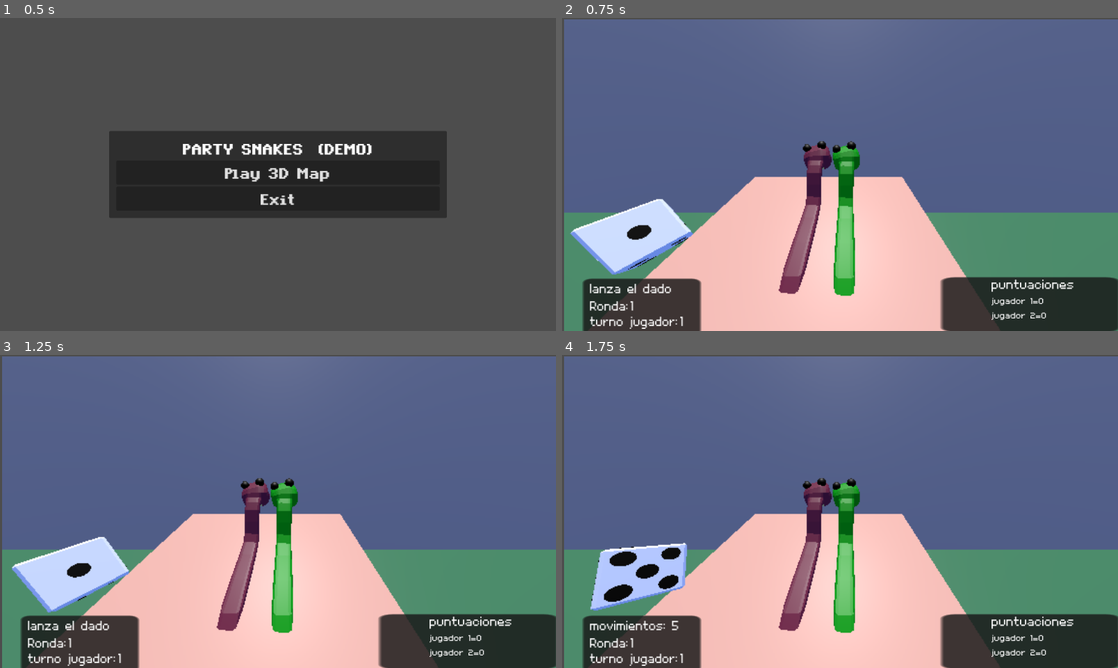
Above: before the commit, frames 1-4 (two rows, left to right).
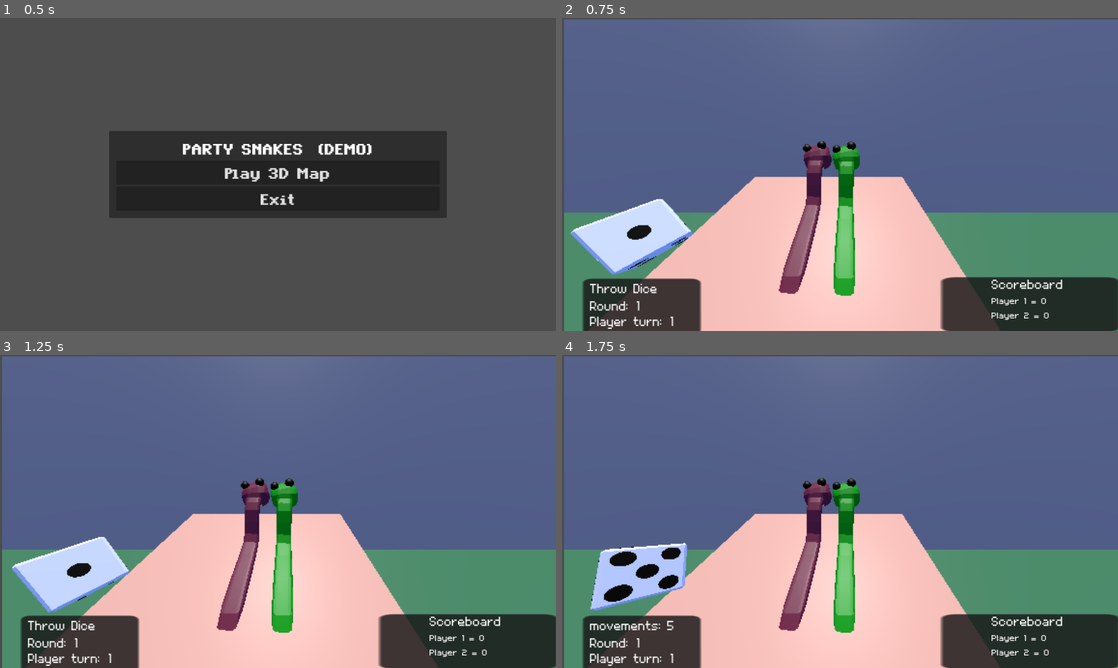
Above: after the commit, the same moments.

Repository: justRkive/SMUG-Team-4
Game: Godot game, scene res://Menu/main_menu.tscn
Same seed, same stepped clock (60 frames per second), same inputs: the game is played once before the commit and once after it.
Inputs:
- Up to frame 1 (0.5 s): no input
- Up to frame 2 (0.75 s): click "Play 3D Map" at 0.5 s
- Up to frame 3 (1.25 s): no input
- Up to frame 4 (1.75 s): tap Enter (ui_accept) at 1.25, 1.52 s; hold Right (derecha) from 1.28 s (still down); tap Space (espacio) at 1.35 s

Frame 1 is identical in both runs. In frame 2, 1.0% of the frame differs, in the area x 5-92%, y 83-100%; in frame 3, 1.0%; in frame 4, 1.0%.

Commit message:
Changed text to English

Diff:
--- a/Scenes/general.tscn
+++ b/Scenes/general.tscn
@@ -293,7 +293,7 @@
 
 [node name="Label" type="Label" parent="SubViewportContainer/Control/HBoxContainer"]
 layout_mode = 2
-text = "Ronda:"
+text = "Round: "
 label_settings = SubResource("LabelSettings_sjury")
 
 [node name="Label2" type="Label" parent="SubViewportContainer/Control/HBoxContainer"]
@@ -311,7 +311,7 @@
 
 [node name="Label" type="Label" parent="SubViewportContainer/Control/HBoxContainer2"]
 layout_mode = 2
-text = "turno jugador:"
+text = "Player turn: "
 label_settings = SubResource("LabelSettings_a5lw8")
 
 [node name="Label2" type="Label" parent="SubViewportContainer/Control/HBoxContainer2"]
@@ -341,19 +341,19 @@
 
 [node name="Label" type="Label" parent="SubViewportContainer/Control/VBoxContainer"]
 layout_mode = 2
-text = "puntuaciones
+text = "Scoreboard
 "
 label_settings = SubResource("LabelSettings_vkh7v")
 
 [node name="Label_puntuacion" type="Label" parent="SubViewportContainer/Control/VBoxContainer"]
 layout_mode = 2
-text = "jugador 1="
+text = "player 1: "
 label_settings = SubResource("LabelSettings_nv0li")
 script = ExtResource("13_f87js")
 
 [node name="Label_puntuacion2" type="Label" parent="SubViewportContainer/Control/VBoxContainer"]
 layout_mode = 2
-text = "jugador 2="
+text = "player 2: "
 label_settings = SubResource("LabelSettings_bxh3f")
 script = ExtResource("14_mnk0i")
 
--- a/scripts/Label.gd
+++ b/scripts/Label.gd
@@ -5,16 +5,16 @@
 
 func _physics_process(delta):
 	if serpiente.movimientos_disponibles==0 and serpiente_2.movimientos_disponibles==0:
-		self.text="lanza el dado"
+		self.text="Throw Dice"
 	if serpiente.movimientos_disponibles==1 or serpiente_2.movimientos_disponibles==1:
-		self.text="movimientos: 1"
+		self.text="movements: 1"
 	if serpiente.movimientos_disponibles==2 or serpiente_2.movimientos_disponibles==2:
-		self.text="movimientos: 2"
+		self.text="movements: 2"
 	if serpiente.movimientos_disponibles==3 or serpiente_2.movimientos_disponibles==3:
-		self.text="movimientos: 3"
+		self.text="movements: 3"
 	if serpiente.movimientos_disponibles==4 or serpiente_2.movimientos_disponibles==4:
-		self.text="movimientos: 4"
+		self.text="movements: 4"
 	if serpiente.movimientos_disponibles==5 or serpiente_2.movimientos_disponibles==5:
-		self.text="movimientos: 5"
+		self.text="movements: 5"
 	if serpiente.movimientos_disponibles==6 or serpiente_2.movimientos_disponibles==6:
-		self.text="movimientos: 6"
+		self.text="movements: 6"
--- a/scripts/label_puntuacion1.gd
+++ b/scripts/label_puntuacion1.gd
@@ -3,4 +3,4 @@
 @export var puntos=0
 
 func _process(delta):
-	self.text="jugador 1="+str(puntos)
+	self.text= "Player 1 = " + str(puntos)
--- a/scripts/label_puntuacion_2.gd
+++ b/scripts/label_puntuacion_2.gd
@@ -4,4 +4,4 @@
 @export var puntos=0
 
 func _process(delta):
-	self.text="jugador 2="+str(puntos)
+	self.text= "Player 2 = " + str(puntos)
